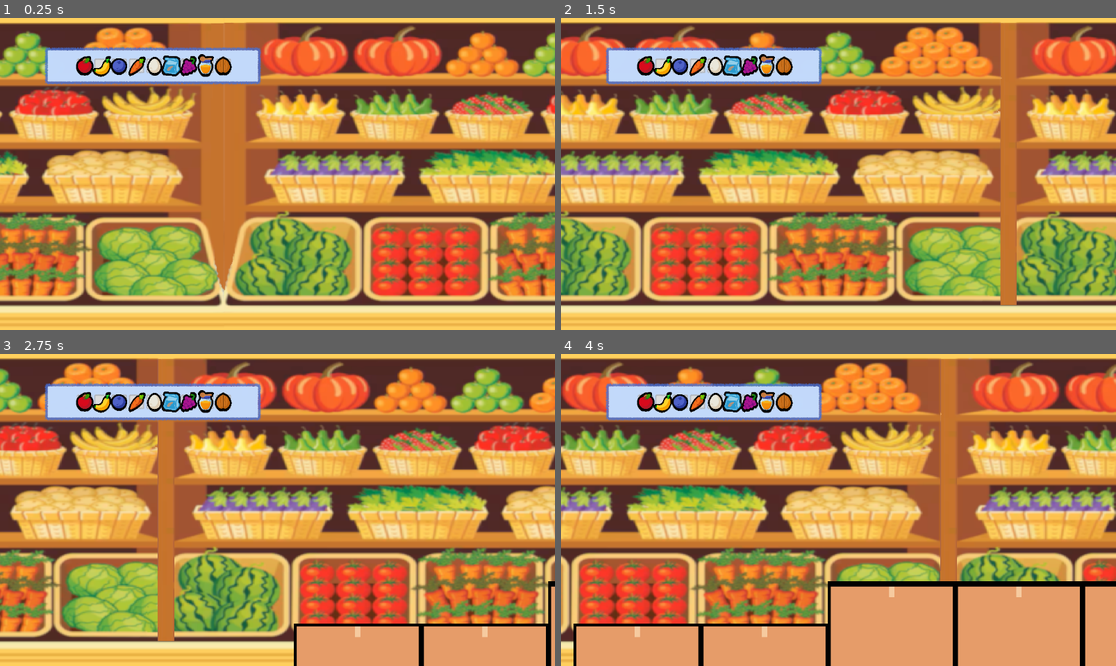
Above: before the commit, frames 1-4 (two rows, left to right).
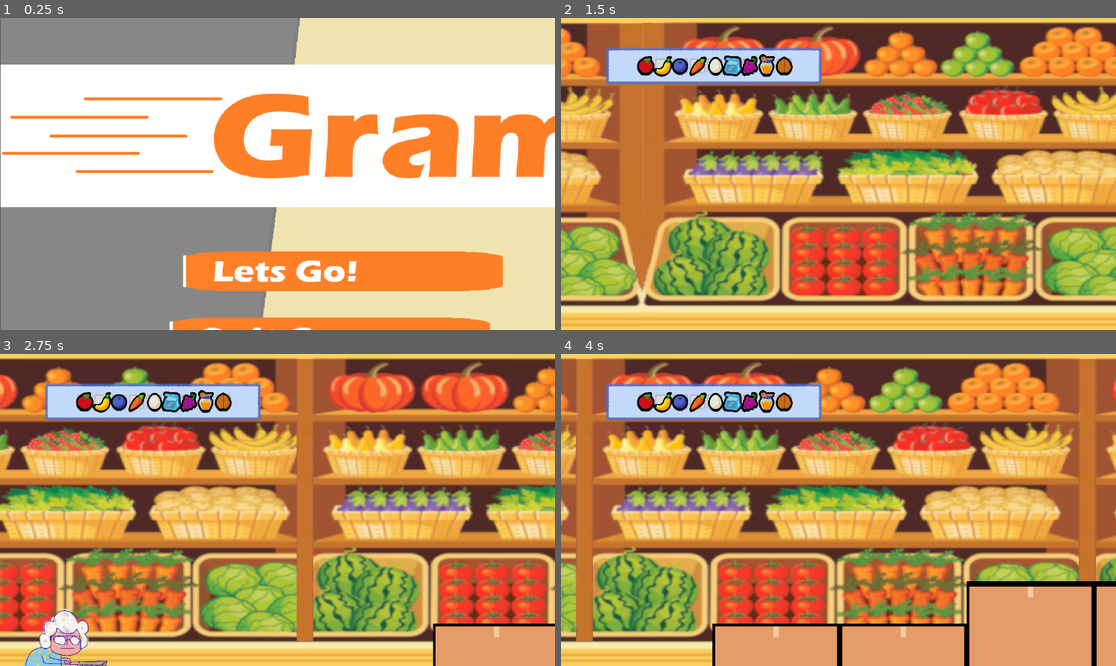
Above: after the commit, the same moments.

Repository: abebagebrehiwotova-commits/grammy-go-2
Game: Godot game, scene res://Assets/Scenes/Startmenu/start_menu.tscn
The game is run twice, just before and just after one commit, with the same random seed, the same clock (stepped at 60 frames per second) and the same inputs. Before the commit the project starts from res://Assets/Scenes/Areas/area_1.tscn.
Inputs (mouse positions are in pixels of both pictures, inside the frame that each line leads up to):
- Up to frame 1 (0.25 s): no input
- Up to frame 2 (1.5 s): click (905, 273) at 0.52 s; hold D (move_right) from 1.28 s (still down)
- Up to frame 3 (2.75 s): keep holding D (move_right); tap W (jump) at 1.52, 2.27 s
- Up to frame 4 (4 s): release D (move_right) at 2.78 s; hold A (move_left) 2.78-3.53 s; hold D (move_right) from 3.53 s (still down); tap W (jump) at 3.77 s

The runs differ from the first frame. In frame 1, 99% of the frame differs, in the area x 0-100%, y 0-100%; in frame 2, 61%; in frame 3, 64%; in frame 4, 62%.

Commit message:
StartScreen added

Diff:
--- /dev/null
+++ b/Assets/Scenes/Startmenu/start_menu.gd
@@ -0,0 +1,19 @@
+extends Node2D
+
+
+# Called when the node enters the scene tree for the first time.
+func _ready() -> void:
+	pass # Replace with function body.
+
+
+# Called every frame. 'delta' is the elapsed time since the previous frame.
+func _process(delta: float) -> void:
+	pass
+
+
+func _on_play_pressed() -> void:
+	get_tree().change_scene_to_file("res://Assets/Scenes/Areas/area_1.tscn")
+
+
+func _on_quit_pressed() -> void:
+	get_tree().quit()
--- /dev/null
+++ b/Assets/Scenes/Startmenu/start_menu.tscn
@@ -0,0 +1,39 @@
+[gd_scene load_steps=3 format=3 uid="uid://45xsx1r86u65"]
+
+[ext_resource type="Script" uid="uid://bxd2a3eo0ip65" path="res://Assets/Scenes/Startmenu/start_menu.gd" id="1_6llt4"]
+[ext_resource type="Texture2D" uid="uid://bmbdv54h746n6" path="res://Assets/StartMenuAssets/Main_Screen.png" id="2_4yho2"]
+
+[node name="StartMenu" type="Node2D"]
+script = ExtResource("1_6llt4")
+
+[node name="Buttons" type="Control" parent="."]
+layout_mode = 3
+anchors_preset = 0
+offset_right = 40.0
+offset_bottom = 40.0
+
+[node name="Play" type="Button" parent="Buttons"]
+z_index = 100
+layout_mode = 0
+offset_left = 381.0
+offset_top = 483.0
+offset_right = 1046.0
+offset_bottom = 575.0
+flat = true
+
+[node name="Quit" type="Button" parent="Buttons"]
+z_index = 100
+layout_mode = 0
+offset_left = 355.0
+offset_top = 621.0
+offset_right = 1019.0
+offset_bottom = 704.0
+flat = true
+
+[node name="MainScreen" type="Sprite2D" parent="Buttons"]
+position = Vector2(1322.5, 643.50006)
+scale = Vector2(1.3765625, 1.1935185)
+texture = ExtResource("2_4yho2")
+
+[connection signal="pressed" from="Buttons/Play" to="." method="_on_play_pressed"]
+[connection signal="pressed" from="Buttons/Quit" to="." method="_on_quit_pressed"]
--- a/project.godot
+++ b/project.godot
@@ -11,7 +11,7 @@
 [application]
 
 config/name="GrammyGo2"
-run/main_scene="uid://ck2axyfa1g2sw"
+run/main_scene="uid://45xsx1r86u65"
 config/features=PackedStringArray("4.5", "Forward Plus")
 config/icon="res://icon.svg"
 
Not shown, added: Assets/Scenes/Startmenu/start_menu.gd.uid
Binary file added: Assets/StartMenuAssets/Main_Screen.png
Not shown, added: Assets/StartMenuAssets/Main_Screen.png.import
